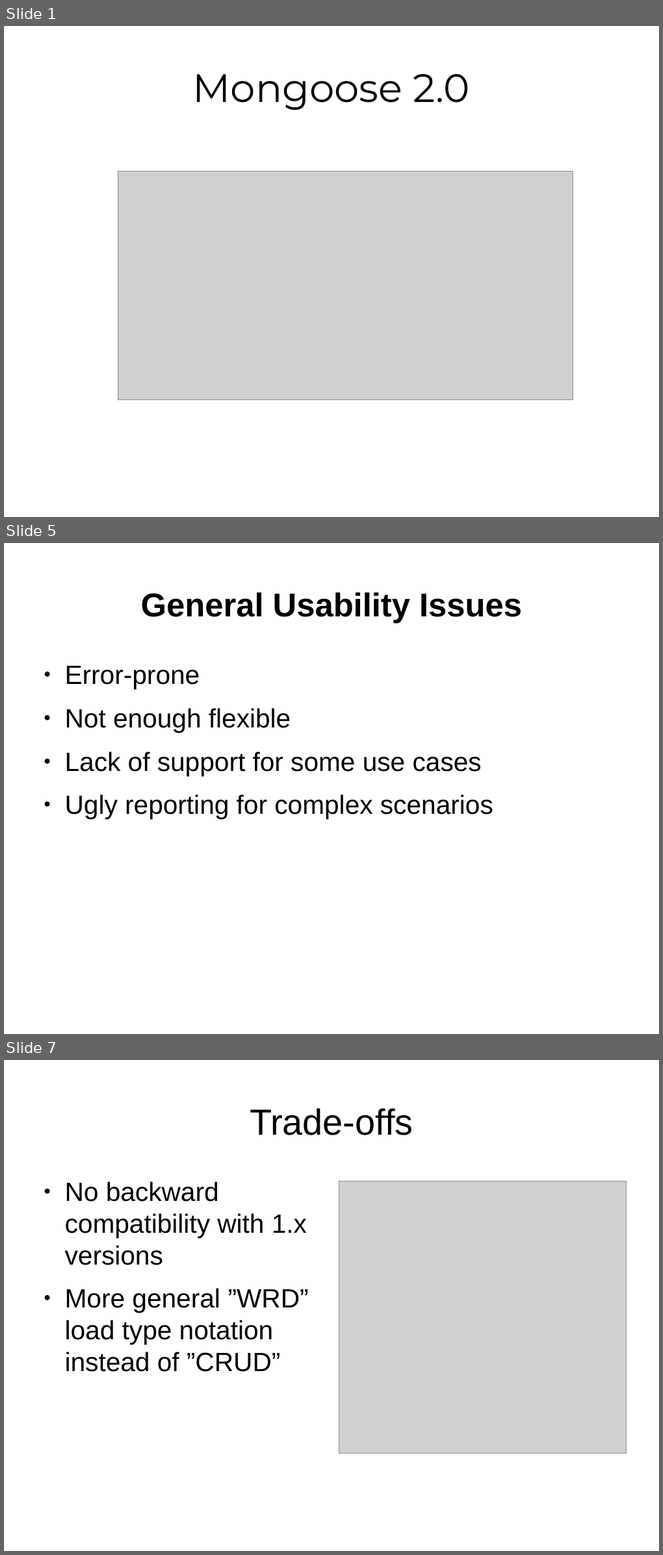
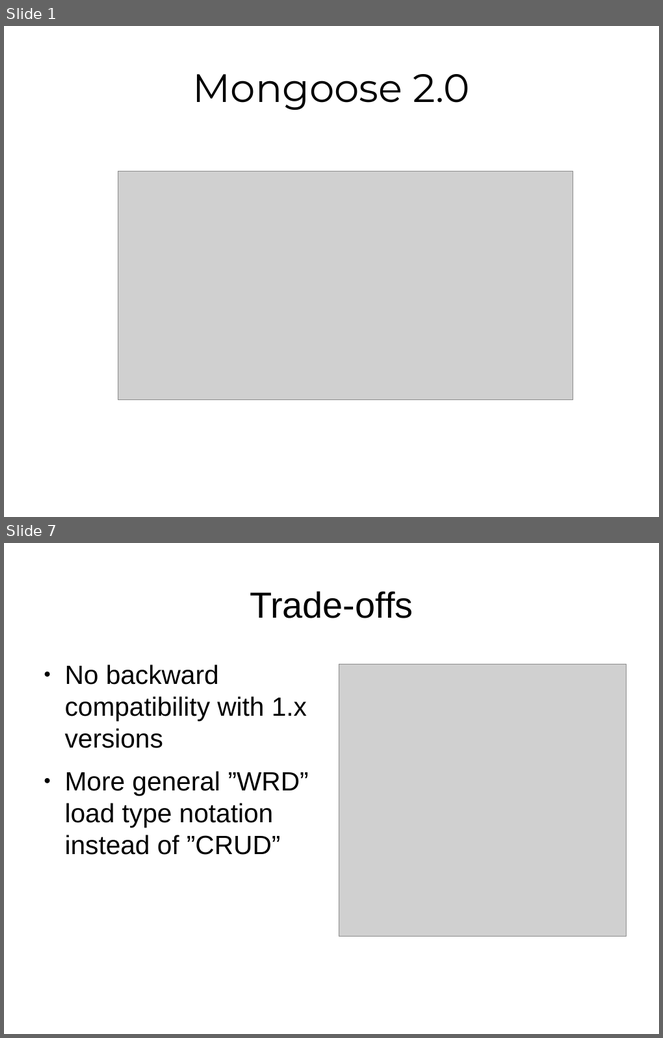
Before and after one commit to emc-mongoose/mongoose, a slide deck: doc/mongoosev2.odp. Shown one above the other, each under a label of ours: slides 1, 5 and 7 before the commit, slides 1 and 7 after it; the slides between them are not shown. The pictures are 663x1555 and 663x1038 pixels, drawn with LibreOffice and Linux fonts; fonts in the diff are those of the drawing; grey boxes stand for pictures. Boxes give left, top, right and bottom in pixels: in the first picture for what was removed or moved away, otherwise in the second. Text is boxed around its words. In the diff, an @@ line names an element or a change of style, - is before the commit and + after.

Commit message:
73 predefined scenarios done

```diff
--- a/doc/mongoosev2.odp
+++ b/doc/mongoosev2.odp
@@ slide 5 removed at box(4, 543, 659, 1034), background #FFFFFF @@
@@ title removed at box(141, 592, 522, 624) @@
-General Usability Issues
@@ text removed at box(65, 666, 493, 819) @@
-● Error-prone
-● Not enough flexible
-● Lack of support for some use cases
-● Ugly reporting for complex scenarios
```
Also in this commit, not shown: 6 slides changed, 1 slide added, 54 other files.
